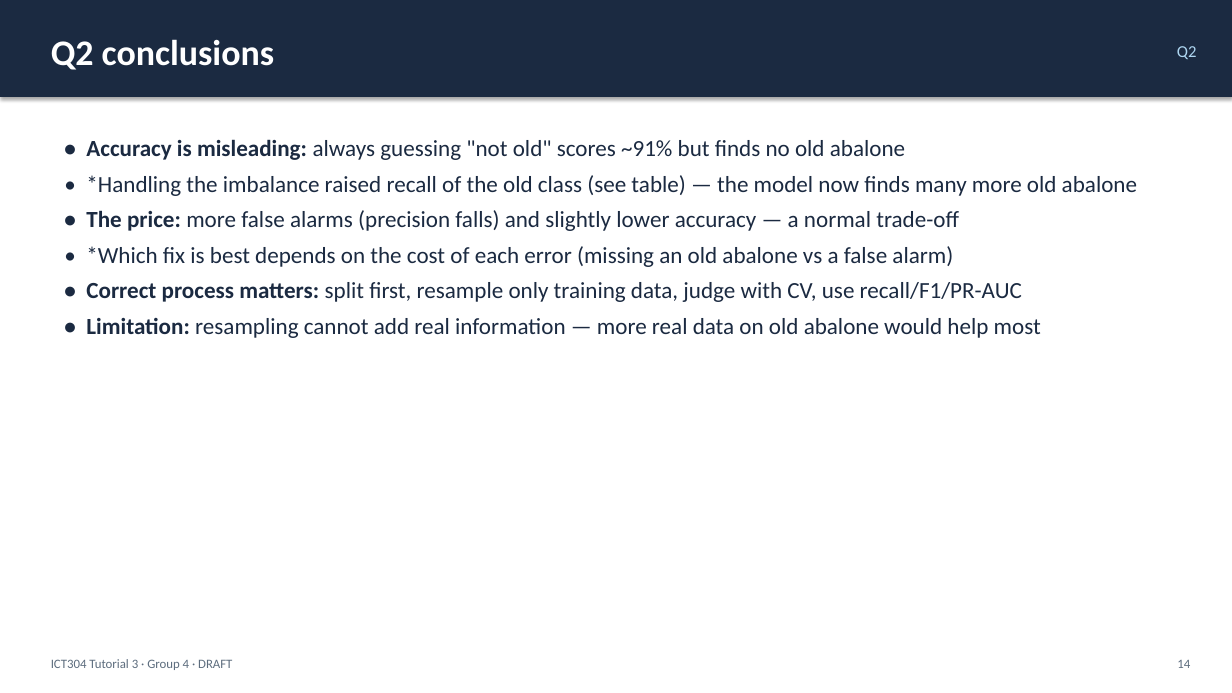
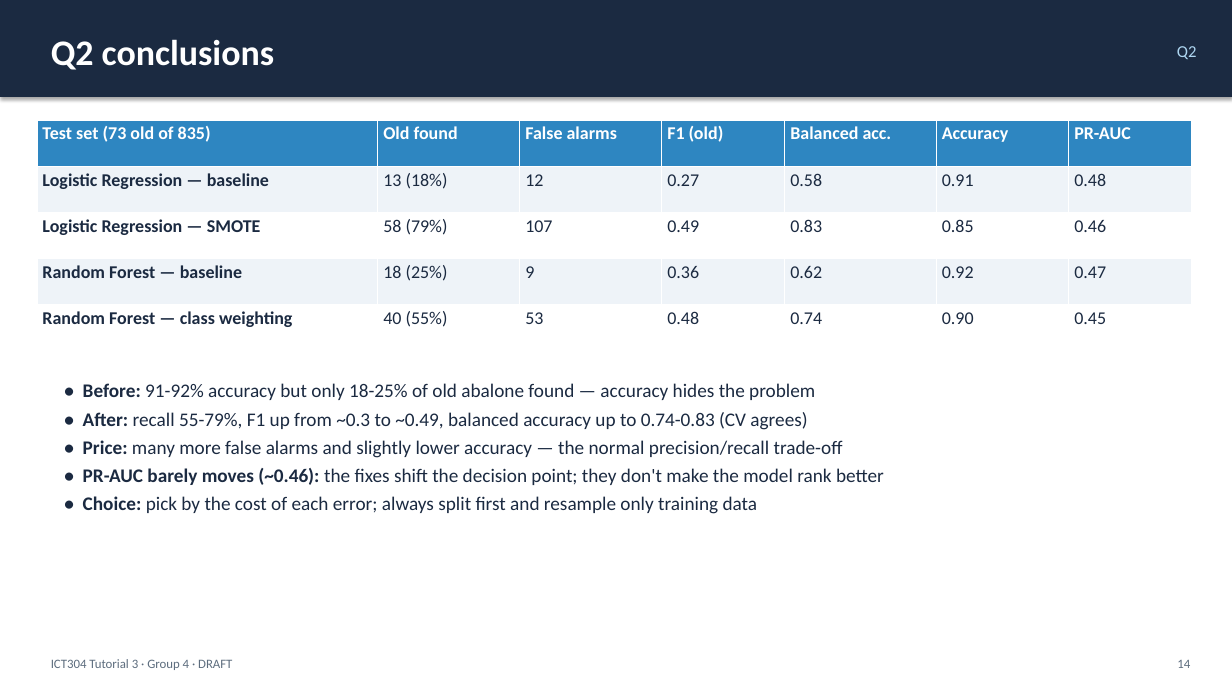
Before and after one commit to abey-joseph/ICT304-Tutorial3-Group4, a slide deck: slide 14 of Presentation/ICT304_Tutorial3_Group4_DRAFT.pptx. Drawn at 1232x693 pixels with LibreOffice and Linux fonts; fonts in the diff are those of the drawing. Boxes give left, top, right and bottom in pixels: in the first picture for what was removed or moved away, otherwise in the second. Text is boxed around its words. In the diff, an @@ line names an element or a change of style, - is before the commit and + after.

```diff
--- a/Presentation/ICT304_Tutorial3_Group4_DRAFT.pptx
+++ b/Presentation/ICT304_Tutorial3_Group4_DRAFT.pptx
@@ table added at (x1=37, y1=120, x2=1192, y2=351), 5 rows, 7 columns @@
+Test set (73 old of 835) | Old found | False alarms | F1 (old) | Balanced acc. | Accuracy | PR-AUC
+Logistic Regression — baseline | 13 (18%) | 12 | 0.27 | 0.58 | 0.91 | 0.48
+Logistic Regression — SMOTE | 58 (79%) | 107 | 0.49 | 0.83 | 0.85 | 0.46
+Random Forest — baseline | 18 (25%) | 9 | 0.36 | 0.62 | 0.92 | 0.47
+Random Forest — class weighting | 40 (55%) | 53 | 0.48 | 0.74 | 0.90 | 0.45
@@ text removed at (x1=86, y1=139, x2=1137, y2=338) @@
-• Accuracy is misleading: always guessing "not old" scores ~91% but finds no old abalone
-• *Handling the imbalance raised recall of the old class (see table) — the model now finds many more old abalone
-• The price: more false alarms (precision falls) and slightly lower accuracy — a normal trade-off
-• *Which fix is best depends on the cost of each error (missing an old abalone vs a false alarm)
-• Correct process matters: split first, resample only training data, judge with CV, use recall/F1/PR-AUC
-• Limitation: resampling cannot add real information — more real data on old abalone would help most
@@ text added at (x1=83, y1=383, x2=884, y2=514), 15 pt, text #1B2A41 @@
+• Before: 91-92% accuracy but only 18-25% of old abalone found — accuracy hides the problem
+• After: recall 55-79%, F1 up from ~0.3 to ~0.49, balanced accuracy up to 0.74-0.83 (CV agrees)
+• Price: many more false alarms and slightly lower accuracy — the normal precision/recall trade-off
+• PR-AUC barely moves (~0.46): the fixes shift the decision point; they don't make the model rank better
+• Choice: pick by the cost of each error; always split first and resample only training data
```
Also in this commit, not shown: 4 other slides changed, 1 slide added, 1 slide removed, 10 other files.
